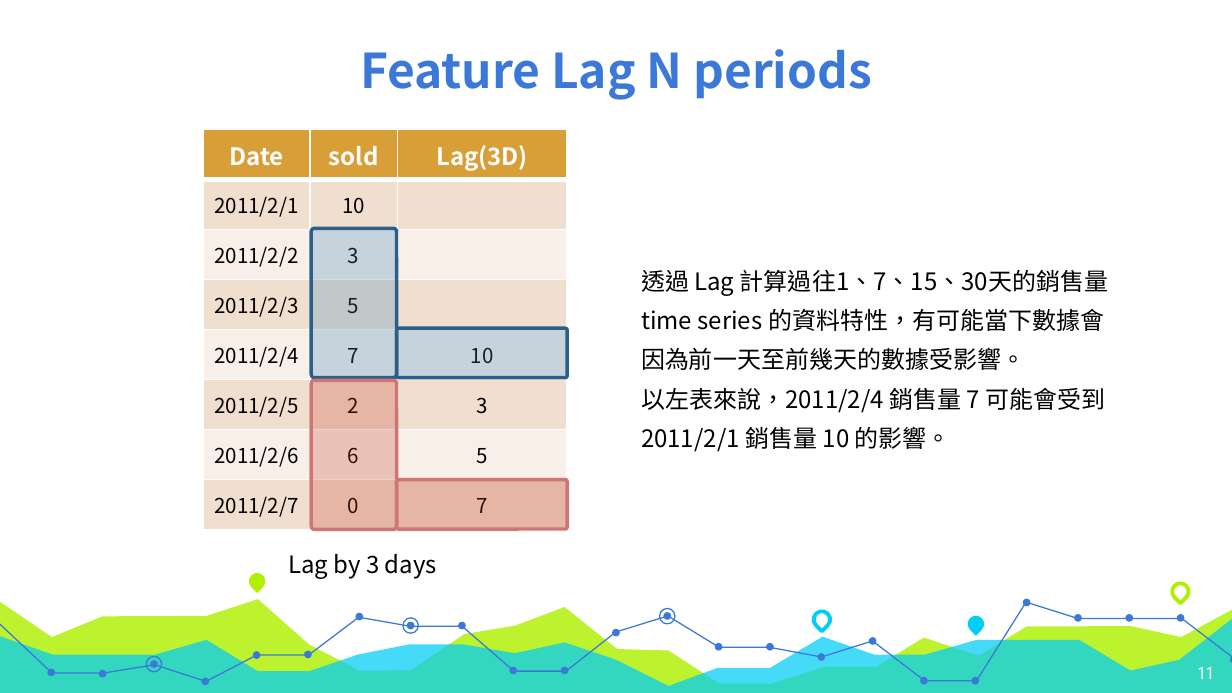
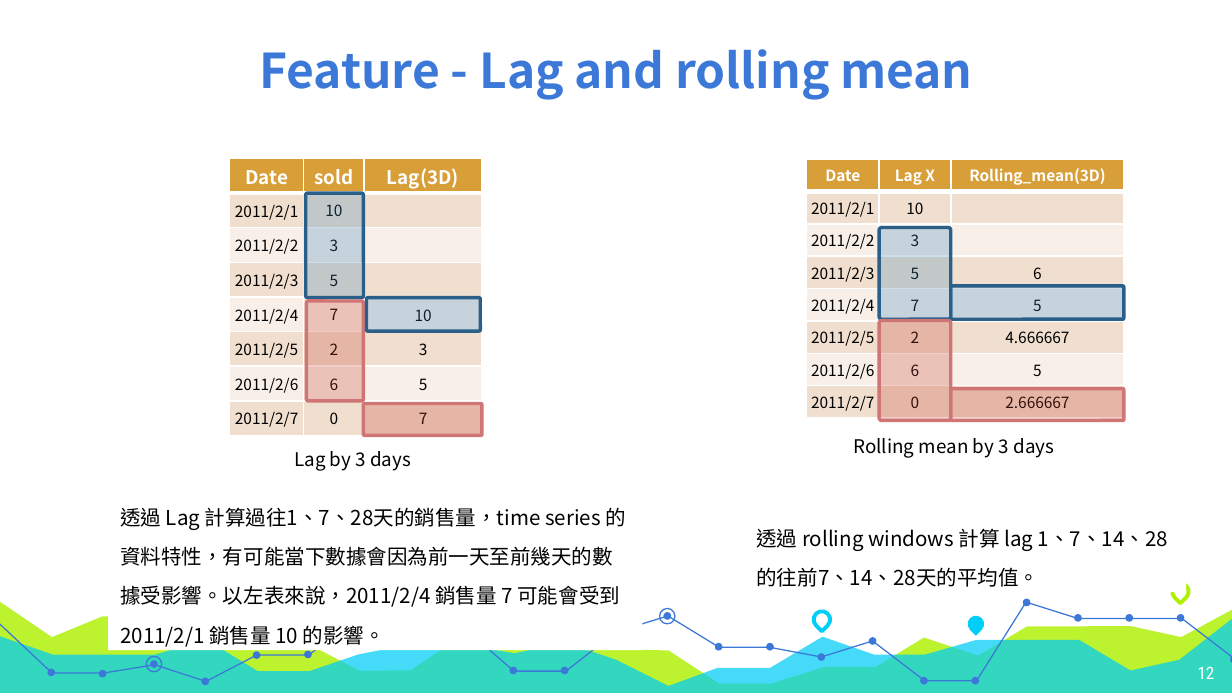
Before and after one commit to acer2265848/M5_Cathay, a slide deck: slide 12 of m5_report.pptx (slide 11 before the commit). Drawn at 1232x693 pixels with LibreOffice and Linux fonts; fonts in the diff are those of the drawing. Boxes give left, top, right and bottom in pixels: in the first picture for what was removed or moved away, otherwise in the second. Text is boxed around its words. In the diff, an @@ line names an element or a change of style, - is before the commit and + after.

```diff
--- a/m5_report.pptx
+++ b/m5_report.pptx
@@ title at <box>260,49,972,99</box>: text changed @@
-Feature Lag N periods
+Feature - Lag and rolling mean
@@ table at <box>229,159,482,436</box> @@
@@ size 14 to 11 pt in "Date", "sold", "Lag(3D)" @@
@@ size 12 to 9 pt in "2011/2/1", "10", "2011/2/2", "3" and 14 more places @@
@@ table: place and size @@
-table at <box>203,129,568,529</box>
+table at <box>229,159,482,436</box>
@@ table added at <box>807,159,1125,418</box>, 8 rows, 3 columns @@
+Date | Lag X | Rolling_mean(3D)
+2011/2/1 | 10 | 
+2011/2/2 | 3 | 
+2011/2/3 | 5 | 6
+2011/2/4 | 7 | 5
+2011/2/5 | 2 | 4.666667
+2011/2/6 | 6 | 5
+2011/2/7 | 0 | 2.666667
@@ rounded rectangle: place and size @@
-rounded rectangle at <box>312,228,397,377</box>
+rounded rectangle at <box>306,193,363,298</box>
@@ rounded rectangle added at <box>880,228,951,319</box>, fill #3A81BA at 25% opacity, outline #2B5F8A 2 pt @@
@@ rounded rectangle: place and size @@
-rounded rectangle at <box>397,328,567,377</box>
+rounded rectangle at <box>367,298,480,331</box>
@@ rounded rectangle added at <box>951,286,1124,319</box>, fill #3A81BA at 25% opacity, outline #2B5F8A 2 pt @@
@@ rounded rectangle: place and size @@
-rounded rectangle at <box>312,381,397,530</box>
+rounded rectangle at <box>307,301,363,400</box>
@@ rounded rectangle added at <box>880,320,951,420</box>, fill #C83F2C at 25% opacity, outline #D07576 2 pt @@
@@ rounded rectangle added at <box>951,388,1124,420</box>, fill #C83F2C at 25% opacity, outline #D07576 2 pt @@
@@ rounded rectangle: place and size @@
-rounded rectangle at <box>397,479,567,529</box>
+rounded rectangle at <box>363,404,482,436</box>
@@ text "Lag by 3 days": place and size @@
-text "Lag by 3 days" at <box>288,554,437,579</box>
+text "Lag by 3 days" at <box>294,451,411,471</box>
@@ text "Lag by 3 days" at <box>294,451,411,471</box>: size 14 to 11 pt @@
@@ text added at <box>853,438,1054,458</box>, 11 pt, text #000000 @@
+Rolling mean by 3 days
@@ rectangle "透過 Lag 計算過往1、7、28天的銷售量，time series 的資料特性，有可能當下數據會因為前一天至前幾天的數 ...": place and size @@
-rectangle "透過 Lag 計算過往1、7、28天的銷售量，time series 的資料特性，有可能當下數據會因為前一天至前幾天的數 ..." at <box>641,347,1106,452</box>
+rectangle "透過 Lag 計算過往1、7、28天的銷售量，time series 的資料特性，有可能當下數據會因為前一天至前幾天的數 ..." at <box>108,484,643,650</box>
@@ rectangle "透過 Lag 計算過往1、7、28天的銷售量，time series 的資料特性，有可能當下數據會因為前一天至前幾天的數 ..." at <box>108,484,643,650</box>: fill none to #FFFFFF @@
@@ text in rectangle at <box>120,507,626,647</box>: text changed; size 14 to 12 pt @@
-透過 Lag 計算過往1、7、15、30天的銷售量
-time series 的資料特性，有可能當下數據會因為前一天至前幾天的數據受影響。
-以左表來說，2011/2/4 銷售量 7 可能會受到2011/2/1 銷售量 10 的影響。
+透過 Lag 計算過往1、7、28天的銷售量，time series 的資料特性，有可能當下數據會因為前一天至前幾天的數據受影響。以左表來說，2011/2/4 銷售量 7 可能會受到2011/2/1 銷售量 10 的影響。
@@ text added at <box>756,528,1168,587</box>, 12 pt, text #000000 @@
+透過 rolling windows 計算 lag 1、7、14、28的往前7、14、28天的平均值。
@@ teardrop removed at <box>246,570,268,592</box> @@
@@ ellipse removed at <box>403,618,419,634</box> @@
@@ group removed at <box>356,612,620,636</box>: 4 ellipses @@
@@ page number at <box>1198,666,1215,679</box>: text changed @@
-11
+12
```
Also in this commit, not shown: 7 other slides changed, 8 slides added, 13 slides removed, 7 other files.
